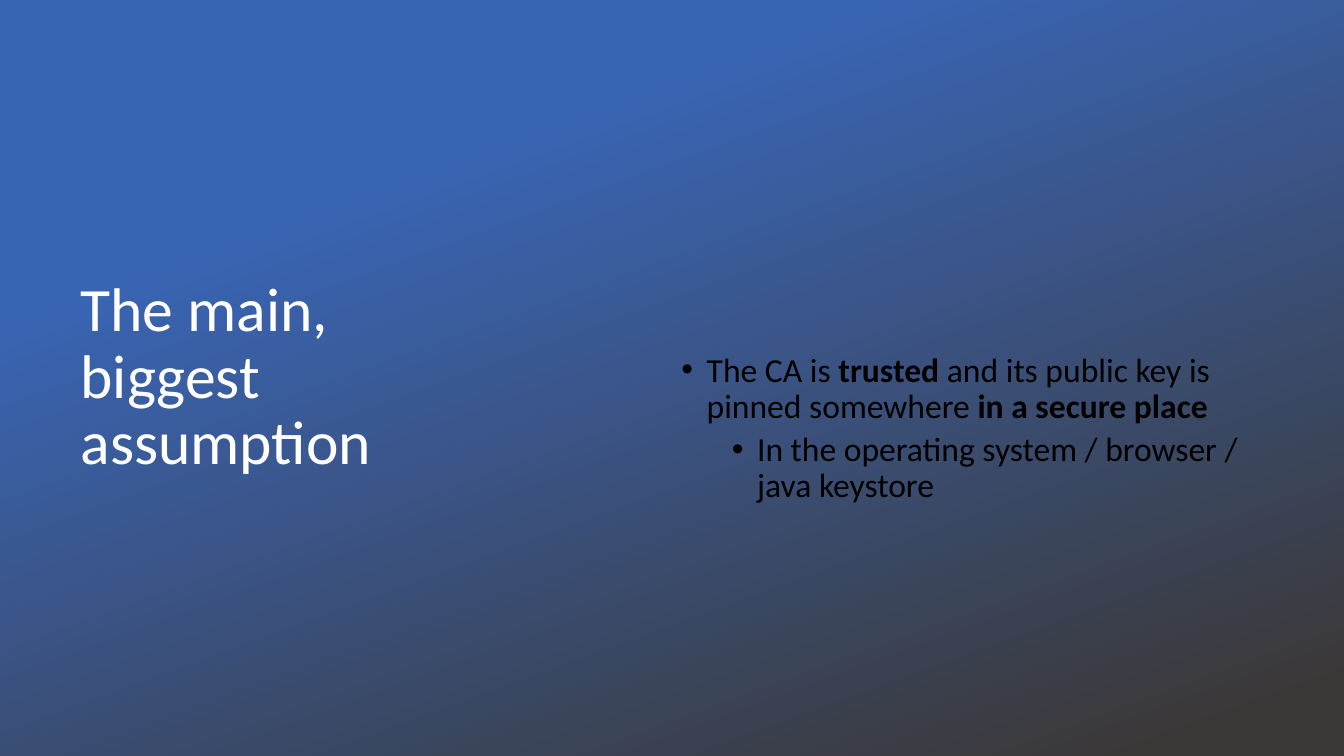
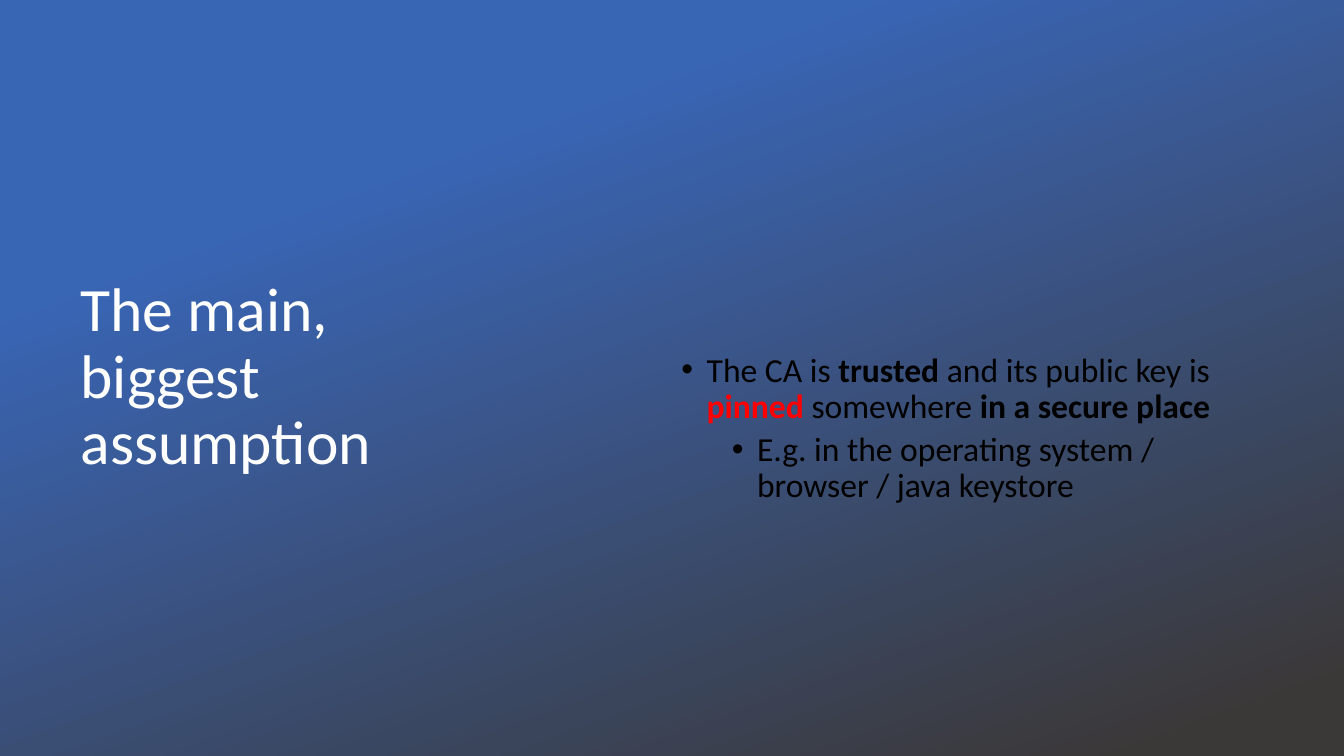
Before and after one commit to DeMaCS-UNICAL/NetworkSecurity, a slide deck: slide 12 of slides/ch13-PKI-and-Key-distribution-2020.pptx. Drawn at 1344x756 pixels with LibreOffice and Linux fonts; fonts in the diff are those of the drawing; background and template pictures are left out. Boxes give left, top, right and bottom in pixels: in the first picture for what was removed or moved away, otherwise in the second. Text is boxed around its words. In the diff, an @@ line names an element or a change of style, - is before the commit and + after.

Commit message:
New slides

```diff
--- a/slides/ch13-PKI-and-Key-distribution-2020.pptx
+++ b/slides/ch13-PKI-and-Key-distribution-2020.pptx
@@ text at (707, 358, 1210, 424): text colour #000000 to #FF0000, bold on in "pinned" @@
@@ text at (757, 438, 1134, 503): text changed @@
-  • In the operating system / browser / java keystore
+  • E.g. in the operating system / browser / java keystore
```
Also in this commit, not shown: 1 slide added.
